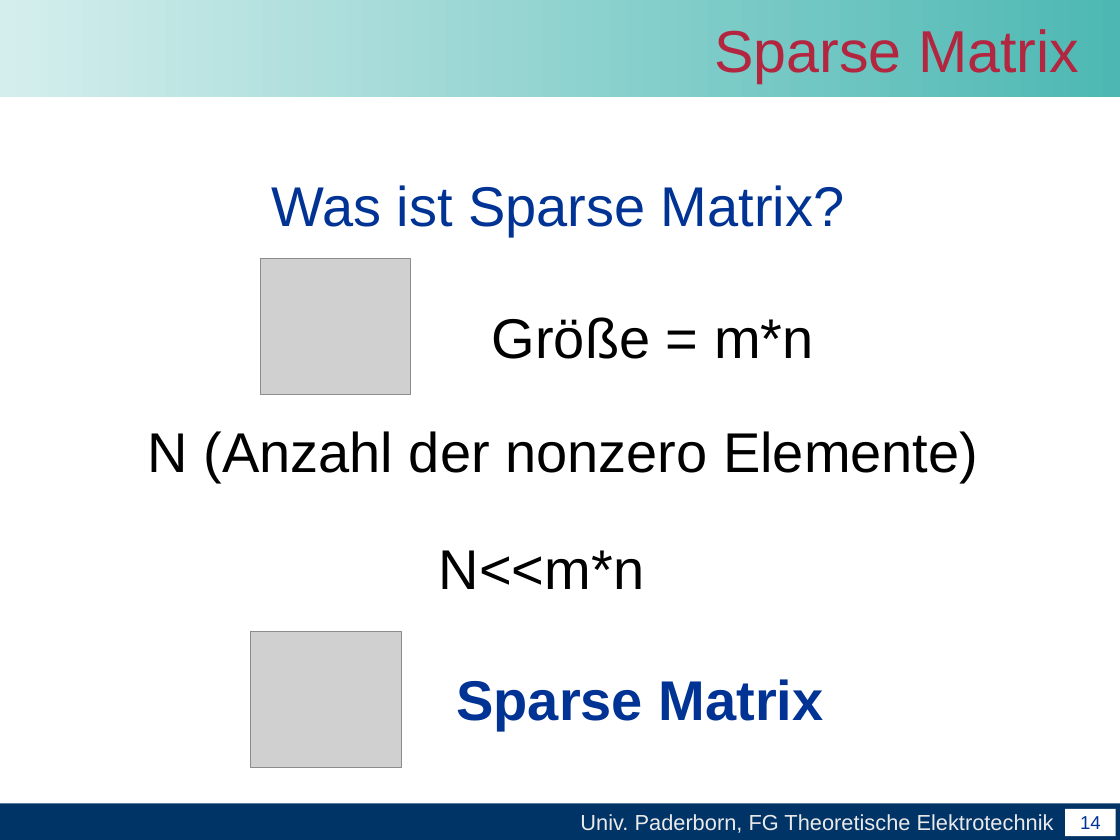
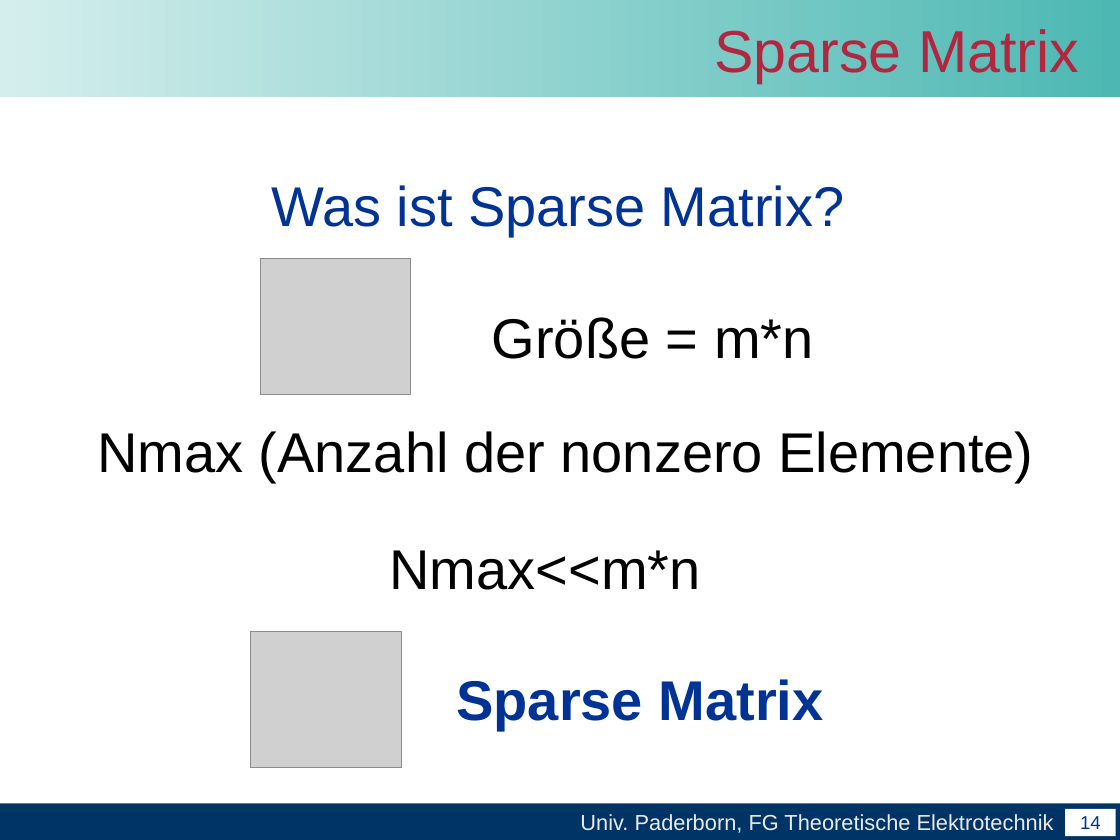
Before and after one commit to unconditional/projektarbeitcuda, a slide deck: slide 14 of Abschlussvortrag/Abschlussvortrag der Projektarbeit CUDA.ppt. Drawn at 1120x840 pixels with LibreOffice and Linux fonts; fonts in the diff are those of the drawing; grey boxes stand for pictures; background and template pictures are left out. Boxes give left, top, right and bottom in pixels: in the first picture for what was removed or moved away, otherwise in the second. Text is boxed around its words. In the diff, an @@ line names an element or a change of style, - is before the commit and + after.

```diff
--- a/Abschlussvortrag/Abschlussvortrag der Projektarbeit CUDA.ppt
+++ b/Abschlussvortrag/Abschlussvortrag der Projektarbeit CUDA.ppt
@@ text at (97, 431, 1033, 482): text changed @@
-N (Anzahl der nonzero Elemente)
+Nmax (Anzahl der nonzero Elemente)
@@ text at (390, 550, 701, 590): text changed @@
-N<<m*n
+Nmax<<m*n
```
Also in this commit, not shown: 12 other slides changed, 1 slide added.
